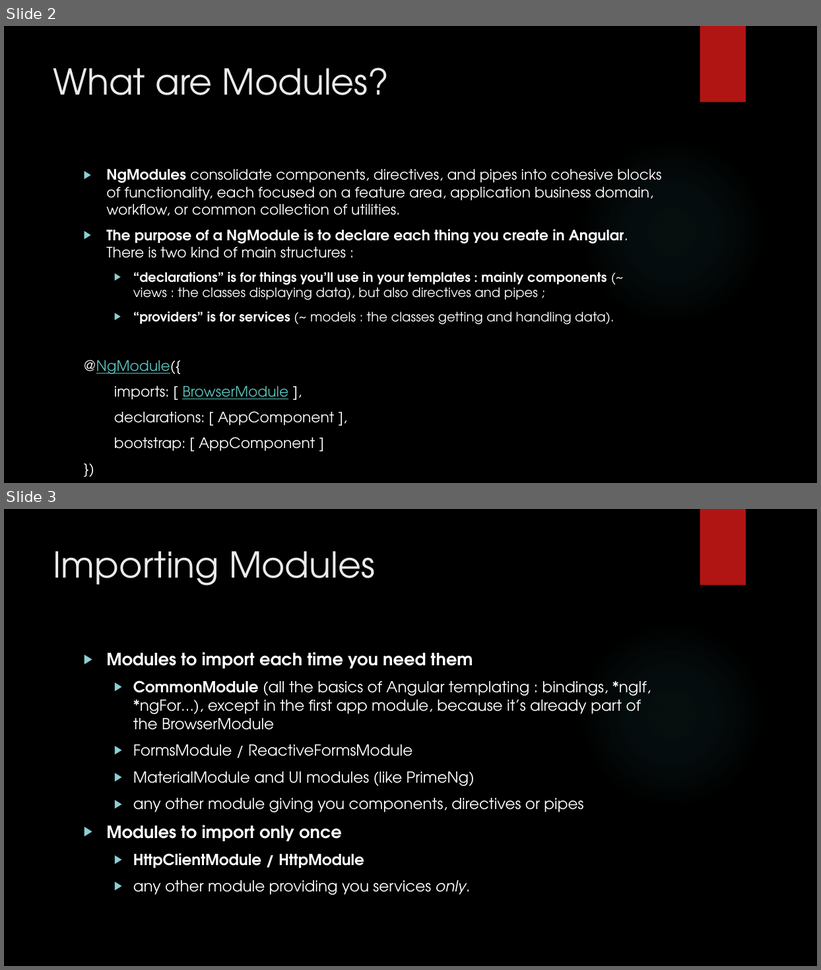
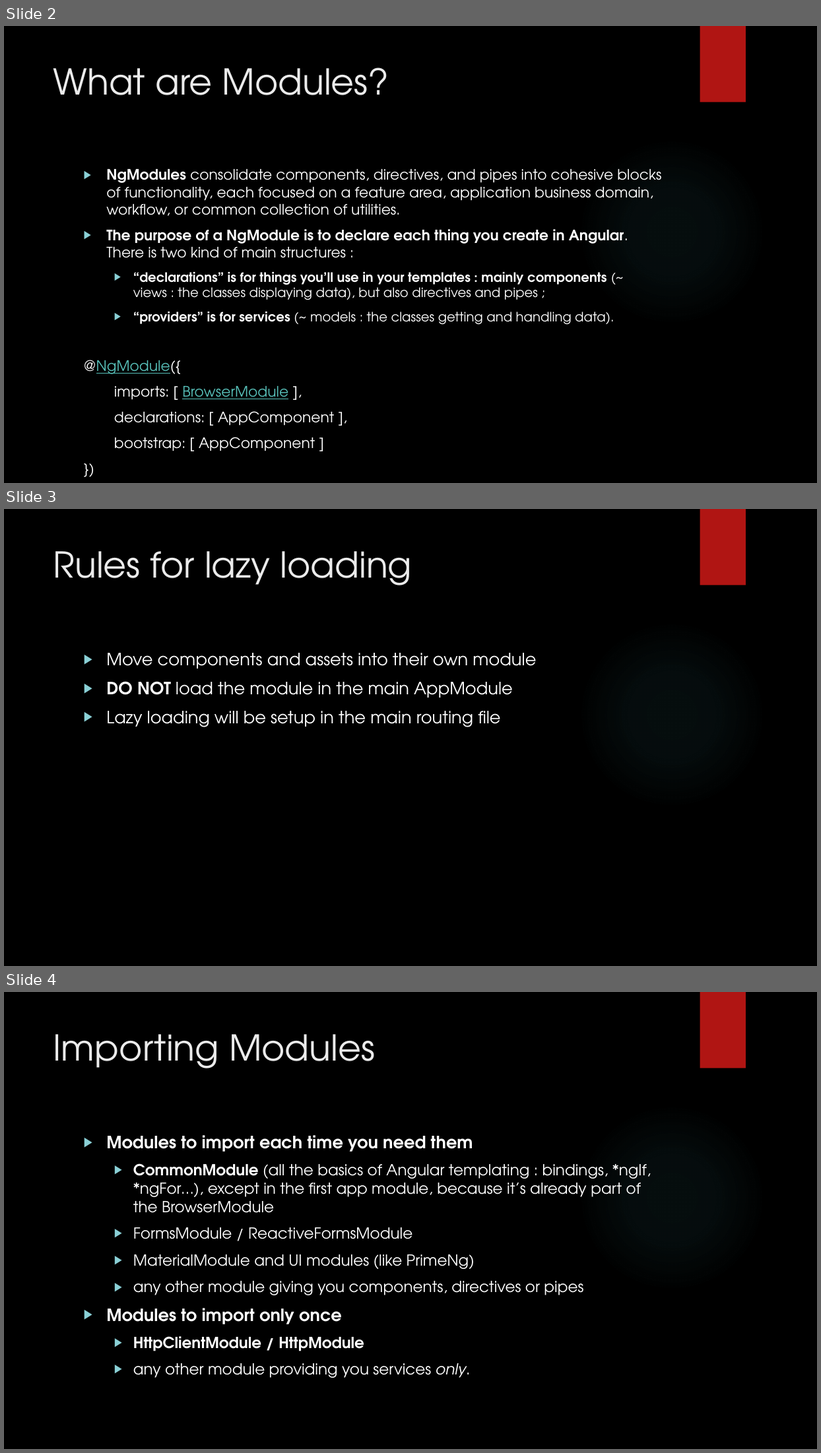
Before and after one commit to jerhemy/angular-presentations, a slide deck: Modules and Webpack.pptx. Shown one above the other, each under a label of ours: slides 2 and 3 before the commit, slides 2, 3 and 4 after it. The pictures are 821x970 and 821x1453 pixels, drawn with LibreOffice and Linux fonts; fonts in the diff are those of the drawing; background and template pictures are left out. Boxes give left, top, right and bottom in pixels: in the first picture for what was removed or moved away, otherwise in the second. Text is boxed around its words. In the diff, an @@ line names an element or a change of style, - is before the commit and + after.

```diff
--- a/Modules and Webpack.pptx
+++ b/Modules and Webpack.pptx
@@ slide 3 added at bbox=[4, 509, 817, 966], background picture (left out); not listed: 2 template elements that a slide beside it also shows @@
@@ title added at bbox=[54, 551, 412, 586], 42 pt, text #EBEBEB @@
+Rules for lazy loading
@@ text added at bbox=[106, 653, 536, 727], 20 pt, text #FFFFFF @@
+▶ Move components and assets into their own module
+▶ DO NOT load the module in the main AppModule
+▶ Lazy loading will be setup in the main routing file
@@ what was slide 3 is now slide 4 @@
```
Also in this commit, not shown: 1 slide changed, 2 other slides added.
